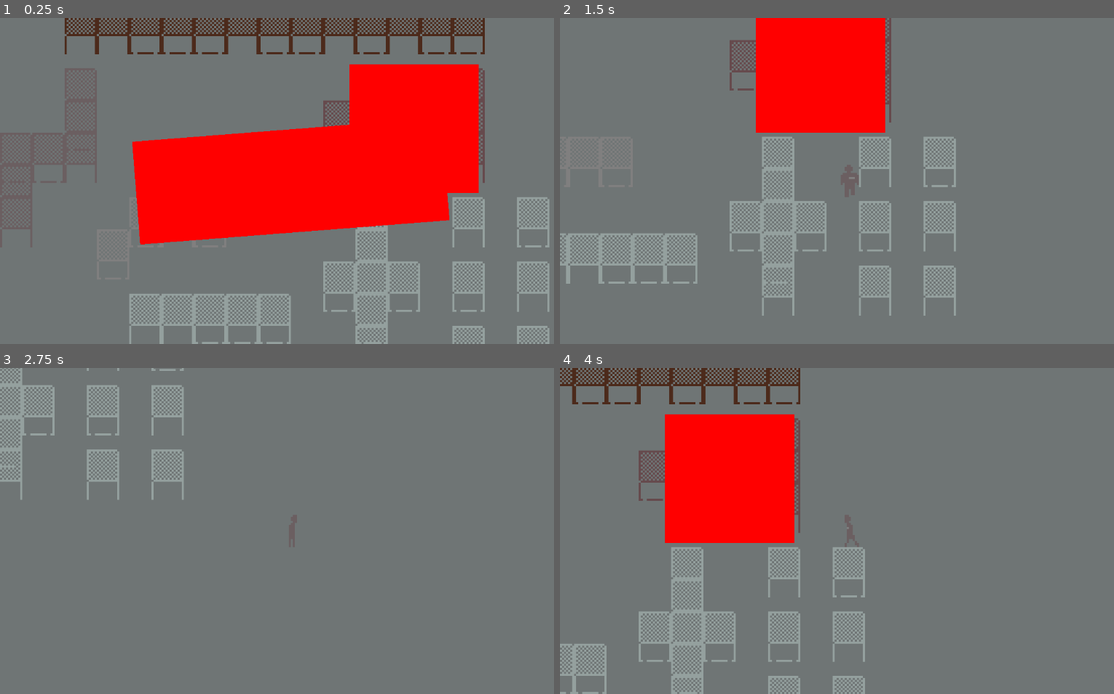
Above: before the commit, frames 1-4 (two rows, left to right).
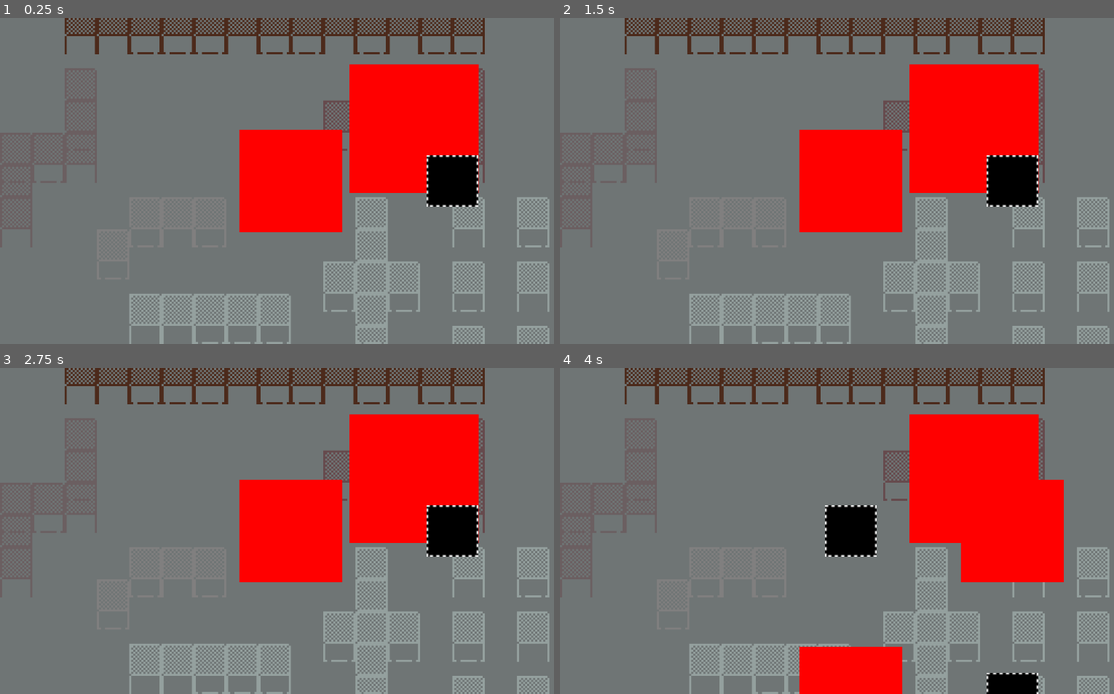
Above: after the commit, the same moments.

Repository: impstudio2024/gwj74
Game: Godot game, scene res://scenes/polygon_level.tscn
Same seed, same stepped clock (60 frames per second), same inputs: the game is played once before the commit and once after it. The engine's default icon, where the game draws it, is replaced by a stand-in: a white triangle on a blue panel in a dark square.
Inputs:
- Up to frame 1 (0.25 s): no input
- Up to frame 2 (1.5 s): tap Enter (ui_accept) at 0.5, 0.77 s; hold D (move_right) 0.53-1.28 s; hold S (move_down) from 1.28 s (still down)
- Up to frame 3 (2.75 s): tap Enter (ui_accept) at 1.52 s; release S (move_down) at 2.03 s; hold D (move_right) from 2.03 s (still down)
- Up to frame 4 (4 s): release D (move_right) at 2.78 s; hold W (move_up) 2.78-3.53 s; tap Enter (ui_accept) at 3.02, 3.77 s; hold A (move_left) from 3.53 s (still down)

The runs differ from the first frame. In frame 1, 9.6% of the frame differs, in the area x 23-87%, y 32-70%; in frame 2, 37%; in frame 3, 28%; in frame 4, 41%, in the area x 0-100%, y 0-100%.

Commit message:
battery game

Diff:
--- a/godotwildjam2024_2dtopdownhorror/scenes/minigames/balance_game/balance_game.gd
+++ b/godotwildjam2024_2dtopdownhorror/scenes/minigames/balance_game/balance_game.gd
@@ -9,9 +9,9 @@
 	$Timer.start(5)
 
 func _process(delta):
-	if Input.is_action_just_pressed("move_left"):
+	if Input.is_action_pressed("move_left"):
 		current_mode = "a"
-	if Input.is_action_just_pressed("move_right"):
+	if Input.is_action_pressed("move_right"):
 		current_mode = "d"
 	if current_mode == "a":
 		speed -= 0.1
--- /dev/null
+++ b/godotwildjam2024_2dtopdownhorror/scenes/minigames/battery_game/battery.tscn
@@ -0,0 +1,14 @@
+[gd_scene load_steps=2 format=3 uid="uid://q7agnj55he1s"]
+
+[ext_resource type="Texture2D" uid="uid://dhyw0poqknwnp" path="res://sprites/test_sprites/transparency_check.png" id="1_p57tm"]
+
+[node name="Battery" type="Control"]
+layout_mode = 3
+anchors_preset = 15
+anchor_right = 1.0
+anchor_bottom = 1.0
+grow_horizontal = 2
+grow_vertical = 2
+
+[node name="Sprite" type="Sprite2D" parent="."]
+texture = ExtResource("1_p57tm")
--- /dev/null
+++ b/godotwildjam2024_2dtopdownhorror/scenes/minigames/battery_game/battery_game.gd
@@ -0,0 +1,38 @@
+extends Control
+var rnd = RandomNumberGenerator.new()
+var side = 0.0
+var counter = 0
+var goal = 10
+# Called when the node enters the scene tree for the first time.
+func _ready():
+	next_iteration()
+func _process(delta):
+	remove_used_batteries()
+	if counter == goal:
+		visible = false
+		queue_free()
+	if Input.is_action_just_pressed("move_left"):
+		if side == 0:
+			counter += 1
+			next_iteration()
+	if Input.is_action_just_pressed("move_right"):
+		if side == 1:
+			counter += 1
+			next_iteration()
+func next_iteration():
+
+	side = round(rnd.randf())
+	get_parent().get_parent().get_node("Player").controllable = false
+	for child in get_node("ActiveBatteries").get_children():
+		child.reparent(get_node("UsedBatteries"))
+	get_node("ActiveBatteries").add_child(load("res://scenes/minigames/battery_game/battery.tscn").instantiate())
+	get_node("ActiveBatteries").add_child(load("res://scenes/minigames/battery_game/battery.tscn").instantiate())
+	get_node("ActiveBatteries").get_child(0).position = Vector2(-100,0)
+	get_node("ActiveBatteries").get_child(0).position = Vector2(100,0)
+	get_node("ActiveBatteries").get_child(side).get_node("Sprite").texture = load("res://sprites/test_sprites/block_tile.png")
+
+func remove_used_batteries():
+	for child in $UsedBatteries.get_children():
+		child.position += Vector2(0,4)
+		if child.position.y > 1000:
+			child.queue_free()
--- /dev/null
+++ b/godotwildjam2024_2dtopdownhorror/scenes/minigames/battery_game/battery_game.tscn
@@ -0,0 +1,16 @@
+[gd_scene load_steps=2 format=3 uid="uid://djq783lyyqjw2"]
+
+[ext_resource type="Script" path="res://scenes/minigames/battery_game/battery_game.gd" id="1_bpfy8"]
+
+[node name="BatteryGame" type="Control"]
+layout_mode = 3
+anchors_preset = 15
+anchor_right = 1.0
+anchor_bottom = 1.0
+grow_horizontal = 2
+grow_vertical = 2
+script = ExtResource("1_bpfy8")
+
+[node name="ActiveBatteries" type="Node2D" parent="."]
+
+[node name="UsedBatteries" type="Node2D" parent="."]
--- a/godotwildjam2024_2dtopdownhorror/scenes/player_camera.tscn
+++ b/godotwildjam2024_2dtopdownhorror/scenes/player_camera.tscn
@@ -1,7 +1,7 @@
 [gd_scene load_steps=3 format=3 uid="uid://f8ud243oy7i6"]
 
 [ext_resource type="Script" path="res://scripts/player_camera.gd" id="1_8l7kn"]
-[ext_resource type="PackedScene" uid="uid://bs4s6ap5pcobm" path="res://scenes/minigames/balance_game/balance_game.tscn" id="2_scag8"]
+[ext_resource type="PackedScene" uid="uid://djq783lyyqjw2" path="res://scenes/minigames/battery_game/battery_game.tscn" id="2_v2h86"]
 
 [node name="PlayerCamera" type="Camera2D"]
 top_level = true
@@ -10,4 +10,4 @@
 zoom = Vector2(4, 4)
 script = ExtResource("1_8l7kn")
 
-[node name="BalanceGame" parent="." instance=ExtResource("2_scag8")]
+[node name="BatteryGame" parent="." instance=ExtResource("2_v2h86")]
